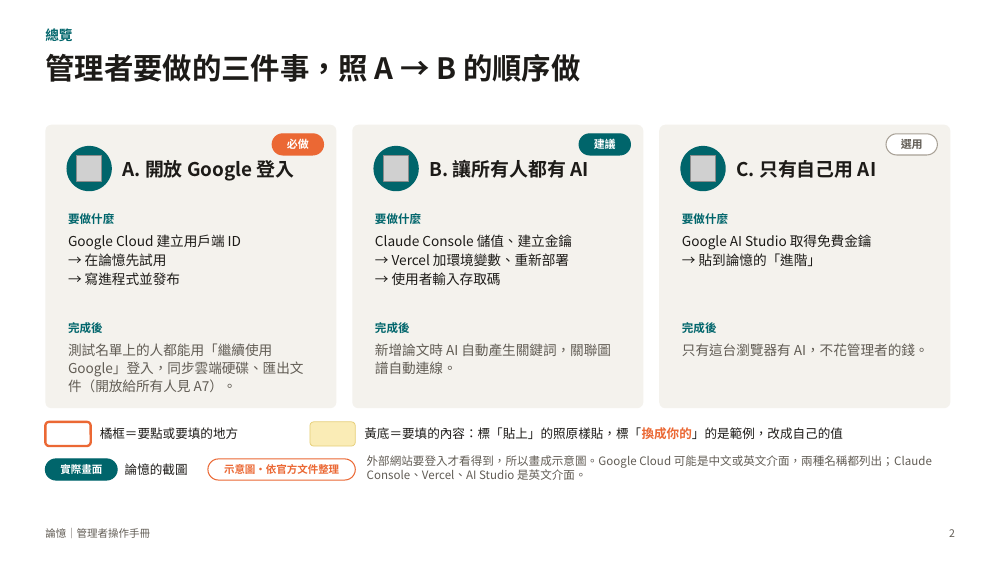
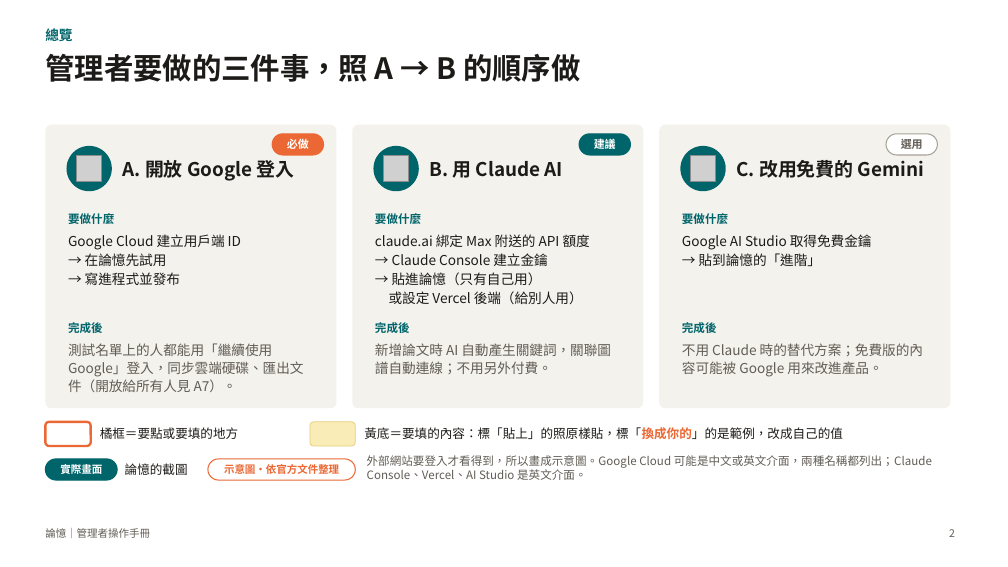
Before and after one commit to charleslin2003-prog/Journal-Article-Memory-Tool, a slide deck: slide 2 of docs/管理者操作手冊_論憶.pptx. Drawn at 1008x567 pixels with LibreOffice and Linux fonts; fonts in the diff are those of the drawing; grey boxes stand for pictures. Boxes give left, top, right and bottom in pixels: in the first picture for what was removed or moved away, otherwise in the second. Text is boxed around its words. In the diff, an @@ line names an element or a change of style, - is before the commit and + after.

```diff
--- a/docs/管理者操作手冊_論憶.pptx
+++ b/docs/管理者操作手冊_論憶.pptx
@@ text at (429, 161, 563, 178): text changed @@
-B. 讓所有人都有 AI
+B. 用 Claude AI
@@ text at (736, 160, 924, 178): text changed @@
-C. 只有自己用 AI
+C. 改用免費的 Gemini
@@ text at (375, 234, 590, 304): text changed @@
-Claude Console 儲值、建立金鑰
-→ Vercel 加環境變數、重新部署
-→ 使用者輸入存取碼
+claude.ai 綁定 Max 附送的 API 額度
+→ Claude Console 建立金鑰
+→ 貼進論憶（只有自己用）
+或設定 Vercel 後端（給別人用）
@@ text at (375, 343, 611, 374): text changed @@
-新增論文時 AI 自動產生關鍵詞，關聯圖譜自動連線。
+新增論文時 AI 自動產生關鍵詞，關聯圖譜自動連線；不用另外付費。
@@ text at (682, 343, 923, 377): text changed @@
-只有這台瀏覽器有 AI，不花管理者的錢。
+不用 Claude 時的替代方案；免費版的內容可能被 Google 用來改進產品。
```
Also in this commit, not shown: 11 other slides changed, 3 slides added, 1 slide removed, 3 other files.
